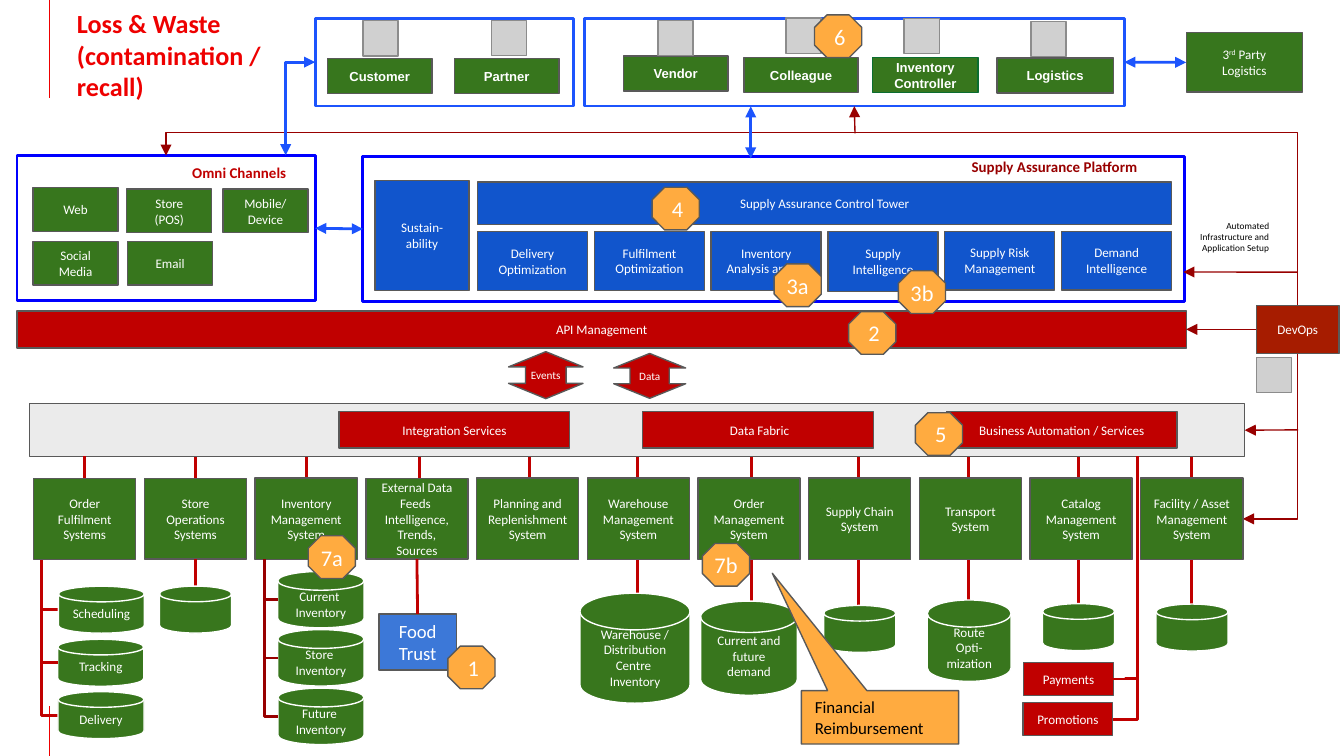
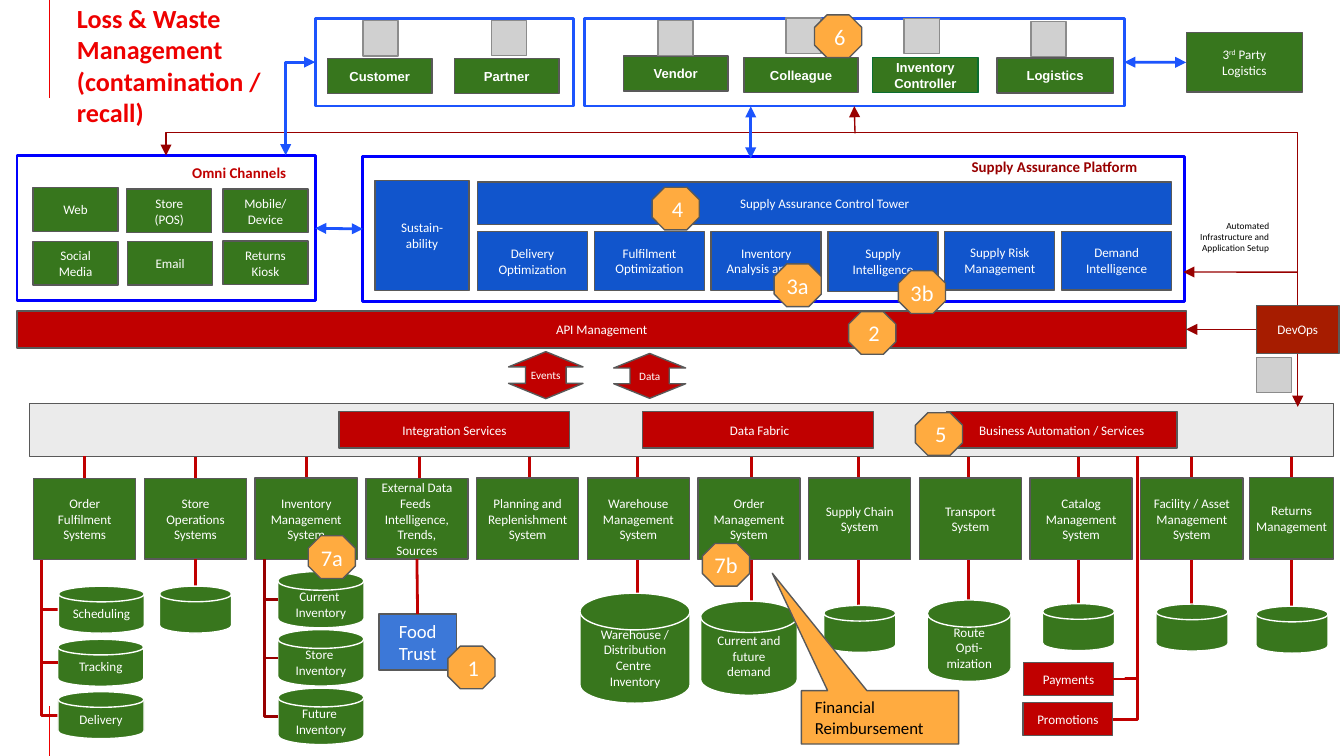
Before and after one commit to brucedkyle/architectures, a slide deck: slide 12 of docs/sustainability/downloads/SupplyChainOptimization.pptx. Drawn at 1344x756 pixels with LibreOffice and Linux fonts; fonts in the diff are those of the drawing; grey boxes stand for pictures; background and template pictures are left out. Boxes give left, top, right and bottom in pixels: in the first picture for what was removed or moved away, otherwise in the second. Text is boxed around its words. In the diff, an @@ line names an element or a change of style, - is before the commit and + after.

```diff
--- a/docs/sustainability/downloads/SupplyChainOptimization.pptx
+++ b/docs/sustainability/downloads/SupplyChainOptimization.pptx
@@ subtitle at [77,11,243,126]: text changed @@
-Loss & Waste
-(contamination / recall)
+Loss & Waste
+Management
+(contamination / recall)
@@ rectangle added at [223,241,308,285], fill #37761D, outline #595959 0.75 pt, 7 pt, text #FFFFFF @@
+Returns Kiosk
@@ elbow arrow moved from (1298, 353) - (1243, 519) to (1298, 353) - (1298, 407) @@
@@ rectangle: place and size @@
-rectangle at [30,403,1245,457]
+rectangle at [30,403,1333,457]
@@ arrow removed from (1298, 430) to (1245, 430) @@
@@ rectangle added at [1250,478,1333,560], fill #38761D, outline #595959 0.75 pt, 7 pt, text #FFFFFF @@
+Returns Management
@@ line added from (1292, 457) to (1292, 630), #C00000 1.5 pt @@
@@ cylinder added at [1257,606,1329,653], fill #38761D, outline #FFFFFF 0.75 pt @@
```
Also in this commit, not shown: 16 other slides changed, 1 other file.
